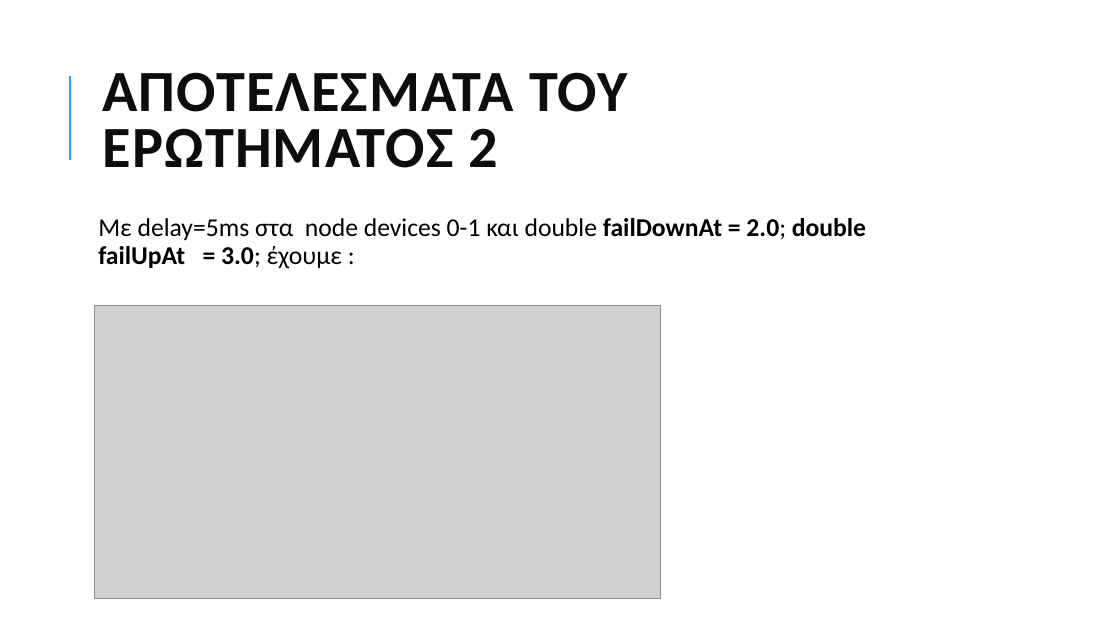
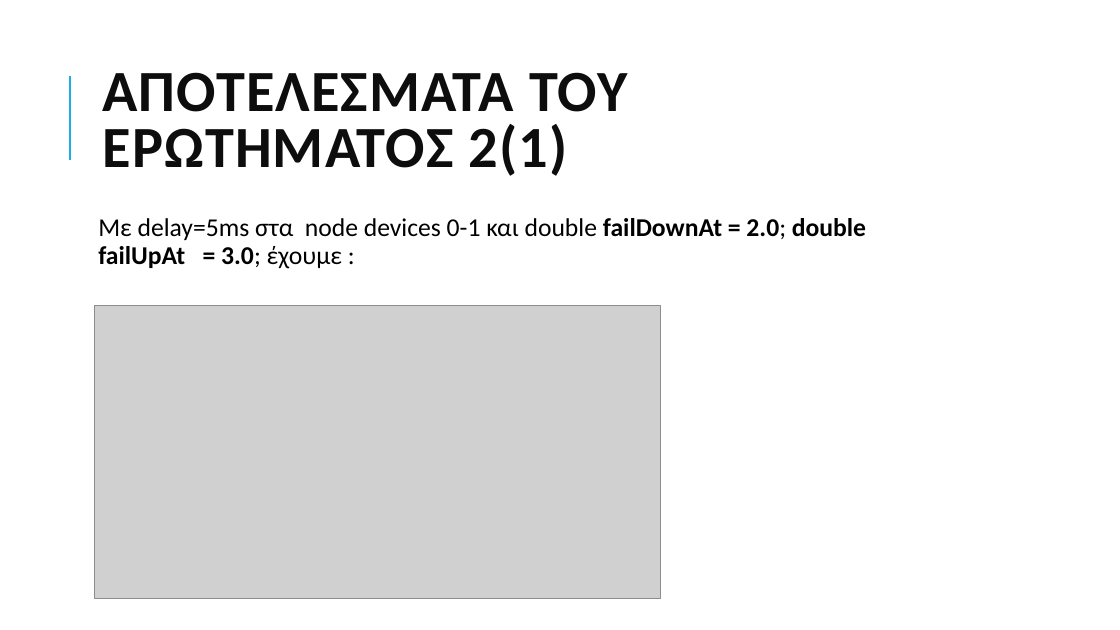
Before and after one commit to grgmyl/Ns3Project, a slide deck: slide 10 of Presentations/Ns-3_presentation_F.pptx (slide 11 before the commit). Drawn at 1120x630 pixels with LibreOffice and Linux fonts; fonts in the diff are those of the drawing; grey boxes stand for pictures. Boxes give left, top, right and bottom in pixels: in the first picture for what was removed or moved away, otherwise in the second. Text is boxed around its words. In the diff, an @@ line names an element or a change of style, - is before the commit and + after.

```diff
--- a/Presentations/Ns-3_presentation_F.pptx
+++ b/Presentations/Ns-3_presentation_F.pptx
@@ title at (102, 72, 627, 176): text changed @@
-ΑΠΟΤΕΛΕΣΜΑΤΑ ΤΟΥ ΕΡΩΤΗΜΑΤΟΣ 2
+ΑΠΟΤΕΛΕΣΜΑΤΑ ΤΟΥ ΕΡΩΤΗΜΑΤΟΣ 2(1)
```
Also in this commit, not shown: 8 other slides changed, 1 slide removed.
